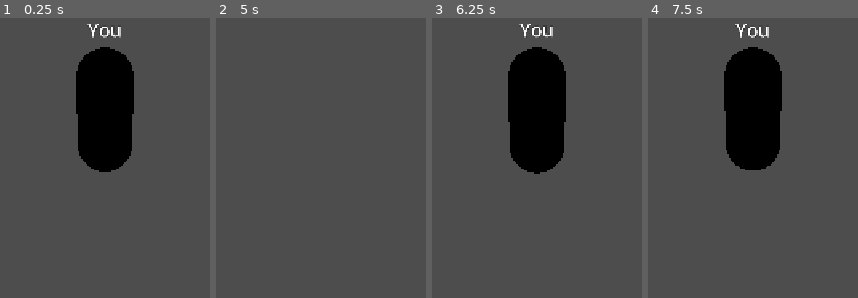
Above: before the commit, frames 1-4 (left to right).
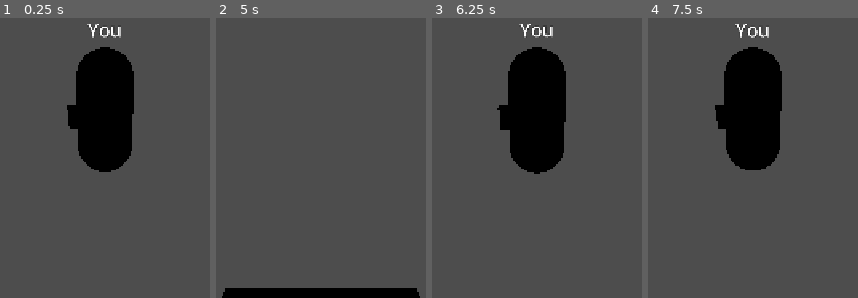
Above: after the commit, the same moments.

Repository: GodotGarden/search-and-rescue
Game: Godot game, scene res://scenes/player/Responder.tscn
Same seed, same stepped clock (60 frames per second), same inputs: the game is played once before the commit and once after it. This scene is started directly instead of the project's main scene.
Inputs (mouse positions are in pixels of both pictures, inside the frame that each line leads up to):
- Up to frame 1 (0.25 s): no input
- Up to frame 2 (5 s): tap Enter at 0.5, 2, 3.5 s; move the mouse to (310, 79) at 0.52 s; hold Shift (sprint) 0.53-1.28 s; hold W (move_forward) 0.53-2.78 s; tap Space (jump) at 0.77, 1.25, 1.52, 2.75, 3.02, 3.77, 4.25, 4.52 s; move the mouse to (381, 79) at 1.27 s; tap Shift (sprint) at 1.35, 2.85, 4.35 s; move the mouse to (260, 68) at 2.02 s; hold Shift (sprint) 2.03-2.78 s; move the mouse to (331, 74) at 2.77 s; hold A (move_left) 2.78-3.53 s; move the mouse to (291, 62) at 3.52 s; hold Shift (sprint) 3.53-4.28 s; hold W (move_forward) from 3.53 s (still down); move the mouse to (365, 71) at 4.27 s
- Up to frame 3 (6.25 s): move the mouse to (497, 74) at 5.02 s; hold Shift (sprint) 5.03-5.78 s; move the mouse to (558, 65) at 5.77 s; release W (move_forward) at 5.78 s; hold D (move_right) from 5.78 s (still down); tap Shift (sprint) at 5.85 s; tap Space (jump) at 6.02 s
- Up to frame 4 (7.5 s): move the mouse to (742, 79) at 6.52 s; release D (move_right) at 6.53 s; hold Shift (sprint) 6.53-7.28 s; hold W (move_forward) from 6.53 s (still down); tap Space (jump) at 6.77 s; move the mouse to (813, 79) at 7.27 s; tap Shift (sprint) at 7.35 s

The runs differ from the first frame. In frame 1, 0.4% of the frame differs, in the area x 31-38%, y 31-40%; in frame 2, 3.3%, in the area x 2-98%, y 96-100%; in frame 3, 0.4%; in frame 4, 0.4%.

Commit message:
Add responder binocular and map toolbelt

Diff:
--- a/scenes/player/Responder.tscn
+++ b/scenes/player/Responder.tscn
@@ -13,6 +13,42 @@
 [sub_resource type="StandardMaterial3D" id="Material_responder"]
 albedo_color = Color(0.1, 0.45, 0.9, 1)
 roughness = 0.8
+
+[sub_resource type="TorusMesh" id="TorusMesh_belt"]
+inner_radius = 0.36
+outer_radius = 0.44
+rings = 6
+ring_segments = 12
+
+[sub_resource type="StandardMaterial3D" id="Material_belt"]
+albedo_color = Color(0.12, 0.14, 0.13, 1)
+roughness = 0.95
+
+[sub_resource type="CylinderMesh" id="CylinderMesh_binocular"]
+top_radius = 0.075
+bottom_radius = 0.075
+height = 0.24
+radial_segments = 6
+rings = 1
+
+[sub_resource type="StandardMaterial3D" id="Material_binocular"]
+albedo_color = Color(0.07, 0.1, 0.1, 1)
+metallic = 0.2
+roughness = 0.5
+
+[sub_resource type="BoxMesh" id="BoxMesh_pouch"]
+size = Vector3(0.16, 0.28, 0.22)
+
+[sub_resource type="StandardMaterial3D" id="Material_pouch"]
+albedo_color = Color(0.6, 0.37, 0.16, 1)
+roughness = 0.9
+
+[sub_resource type="BoxMesh" id="BoxMesh_map"]
+size = Vector3(0.24, 0.02, 0.18)
+
+[sub_resource type="StandardMaterial3D" id="Material_map"]
+albedo_color = Color(0.78, 0.78, 0.58, 1)
+roughness = 1.0
 
 [node name="Responder" type="CharacterBody3D"]
 script = ExtResource("1_responder")
@@ -33,6 +69,35 @@
 outline_size = 3
 text = "Responder"
 
+[node name="Toolbelt" type="Node3D" parent="."]
+position = Vector3(0, 0.82, 0)
+
+[node name="Belt" type="MeshInstance3D" parent="Toolbelt"]
+mesh = SubResource("TorusMesh_belt")
+material_override = SubResource("Material_belt")
+
+[node name="BinocularLeft" type="MeshInstance3D" parent="Toolbelt"]
+position = Vector3(-0.08, 0.02, -0.4)
+rotation = Vector3(0, 0, 1.5708)
+mesh = SubResource("CylinderMesh_binocular")
+material_override = SubResource("Material_binocular")
+
+[node name="BinocularRight" type="MeshInstance3D" parent="Toolbelt"]
+position = Vector3(0.08, 0.02, -0.4)
+rotation = Vector3(0, 0, 1.5708)
+mesh = SubResource("CylinderMesh_binocular")
+material_override = SubResource("Material_binocular")
+
+[node name="MapPouch" type="MeshInstance3D" parent="Toolbelt"]
+position = Vector3(-0.42, 0, 0.06)
+mesh = SubResource("BoxMesh_pouch")
+material_override = SubResource("Material_pouch")
+
+[node name="FoldedMap" type="MeshInstance3D" parent="Toolbelt/MapPouch"]
+position = Vector3(0, 0.15, 0)
+mesh = SubResource("BoxMesh_map")
+material_override = SubResource("Material_map")
+
 [node name="CameraPivot" type="Node3D" parent="."]
 position = Vector3(0, 1.45, 0)
 rotation = Vector3(-0.2, 0, 0)
--- a/scenes/ui/PrototypeHud.tscn
+++ b/scenes/ui/PrototypeHud.tscn
@@ -16,7 +16,7 @@
 offset_left = 16.0
 offset_top = 16.0
 offset_right = 370.0
-offset_bottom = 138.0
+offset_bottom = 158.0
 
 [node name="Margin" type="MarginContainer" parent="Readout"]
 theme_override_constants/margin_left = 12
@@ -35,13 +35,16 @@
 [node name="ObjectiveLabel" type="Label" parent="Readout/Margin/Rows"]
 text = "Objective: Reach the trail marker"
 
+[node name="ToolbeltLabel" type="Label" parent="Readout/Margin/Rows"]
+text = "Toolbelt: binoculars and map"
+
 [node name="DebugLabel" type="Label" parent="Readout/Margin/Rows"]
 text = "Players: 0"
 
 [node name="EndSessionButton" type="Button" parent="."]
 offset_left = 16.0
-offset_top = 150.0
+offset_top = 170.0
 offset_right = 192.0
-offset_bottom = 186.0
+offset_bottom = 206.0
 mouse_filter = 0
 text = "End session"
Not shown: 1 places in scenes/player/Responder.tscn that only renumber resources
Not shown, changed: README.md
